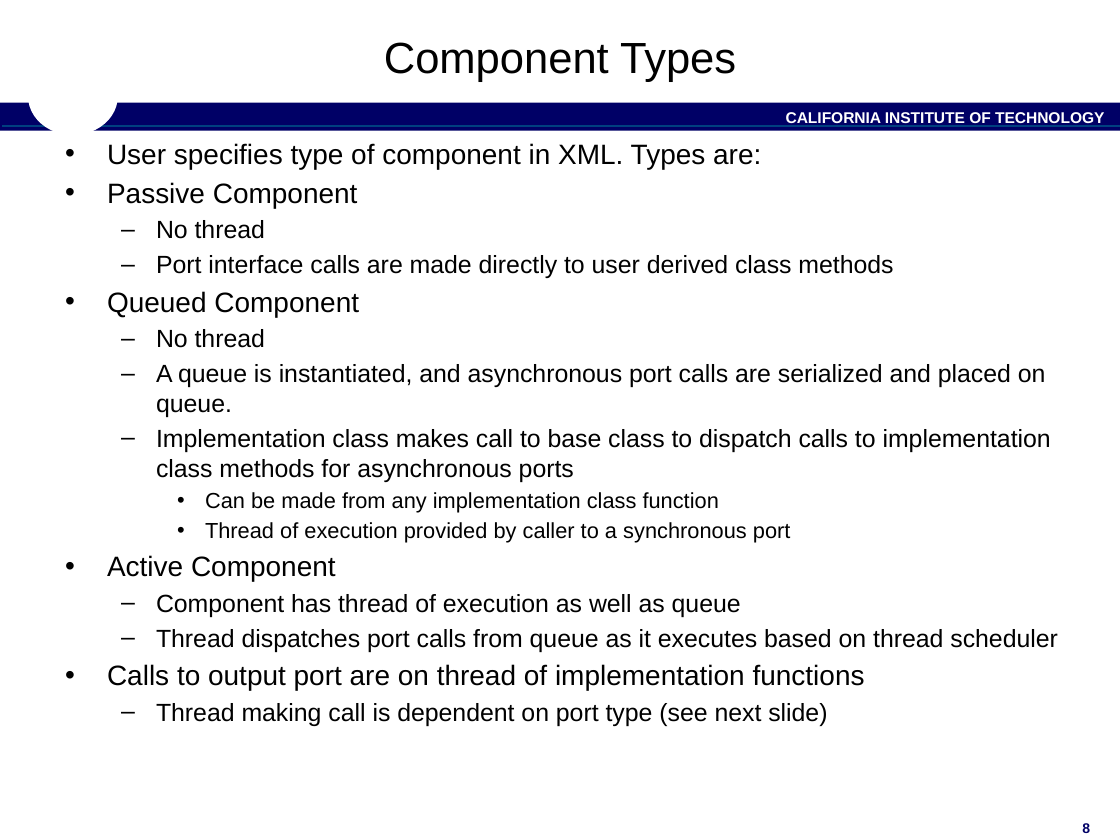
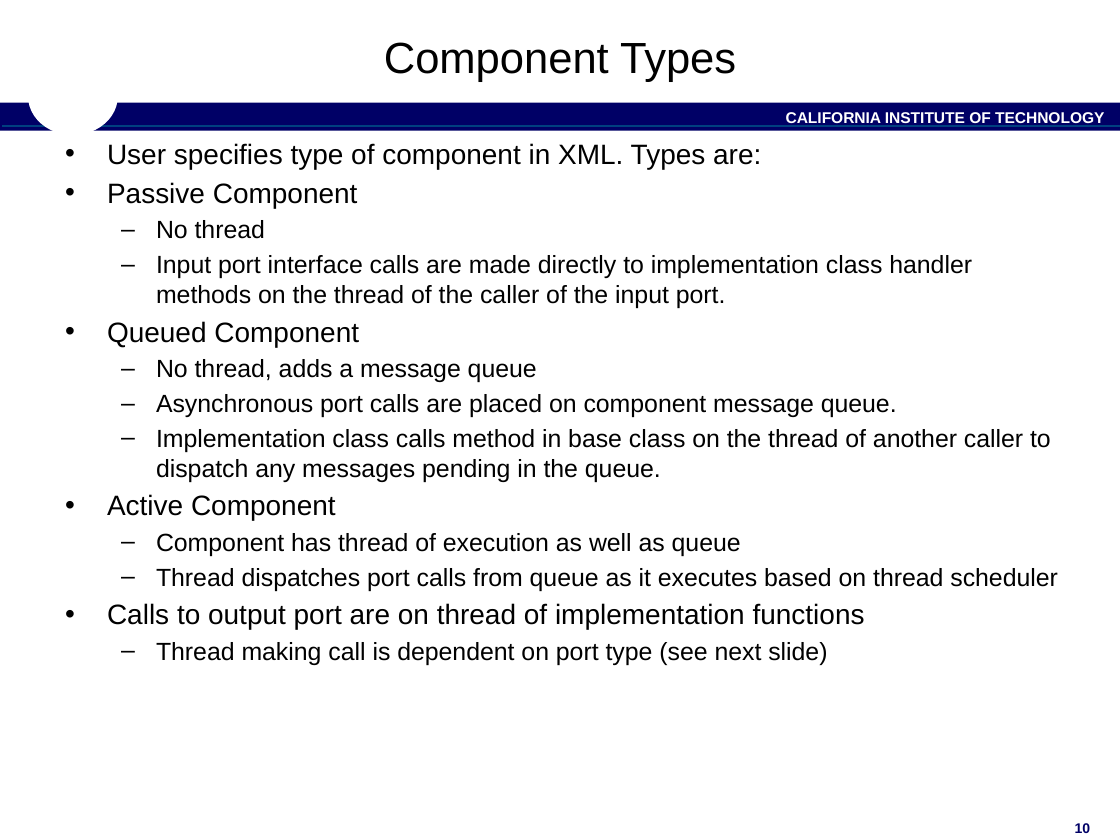
Before and after one commit to nasa/fprime, a slide deck: slide 10 of docs/Architecture/FPrimeSoftwareArchitecture.pptx (slide 8 before the commit). Drawn at 1120x840 pixels with LibreOffice and Linux fonts; fonts in the diff are those of the drawing; background and template pictures are left out. Boxes give left, top, right and bottom in pixels: in the first picture for what was removed or moved away, otherwise in the second. Text is boxed around its words. In the diff, an @@ line names an element or a change of style, - is before the commit and + after.

```diff
--- a/docs/Architecture/FPrimeSoftwareArchitecture.pptx
+++ b/docs/Architecture/FPrimeSoftwareArchitecture.pptx
@@ text at (x1=156, y1=255, x2=972, y2=308): text changed @@
-  – Port interface calls are made directly to user derived class methods
+  – Input port interface calls are made directly to implementation class handler methods on the thread of the caller of the input port.
@@ text at (x1=156, y1=359, x2=1051, y2=482): text changed @@
-  – No thread
-  – A queue is instantiated, and asynchronous port calls are serialized and placed on queue.
-  – Implementation class makes call to base class to dispatch calls to implementation class methods for asynchronous ports
-    • Can be made from any implementation class function
-    • Thread of execution provided by caller to a synchronous port
+  – No thread, adds a message queue
+  – Asynchronous port calls are placed on component message queue.
+  – Implementation class calls method in base class on the thread of another caller to dispatch any messages pending in the queue.
@@ page number at (x1=1075, y1=823, x2=1091, y2=833): text changed @@
-8
+10
```
Also in this commit, not shown: 20 other slides changed, 7 slides added.
